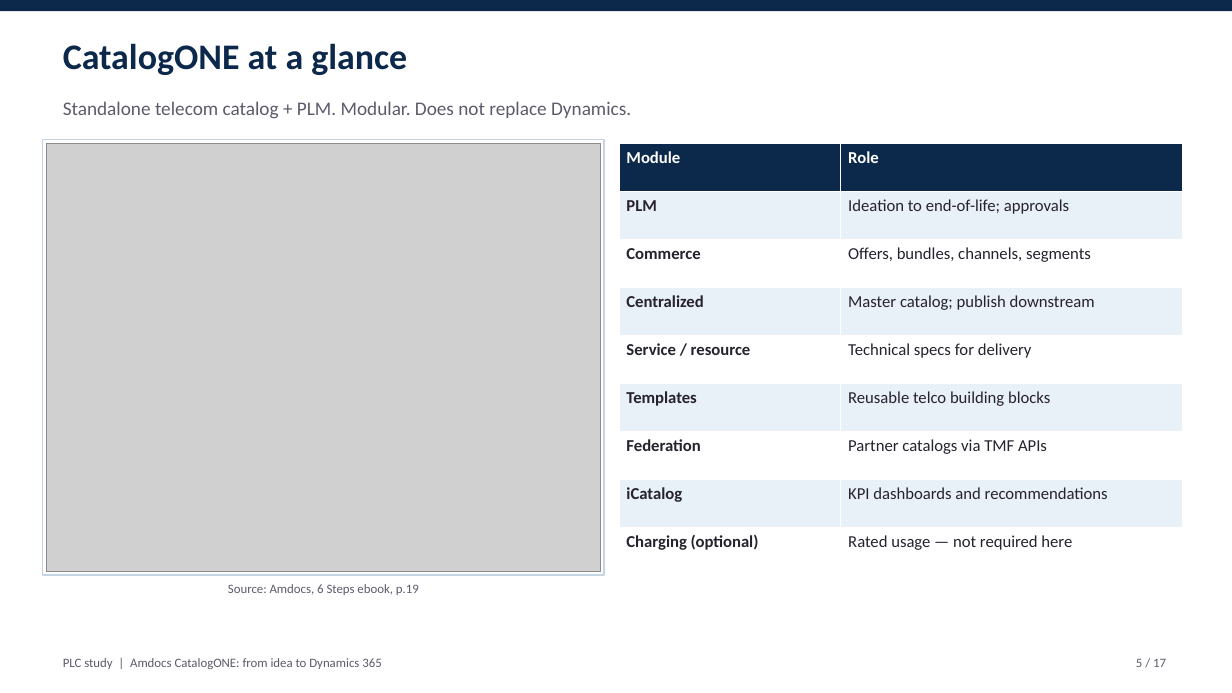
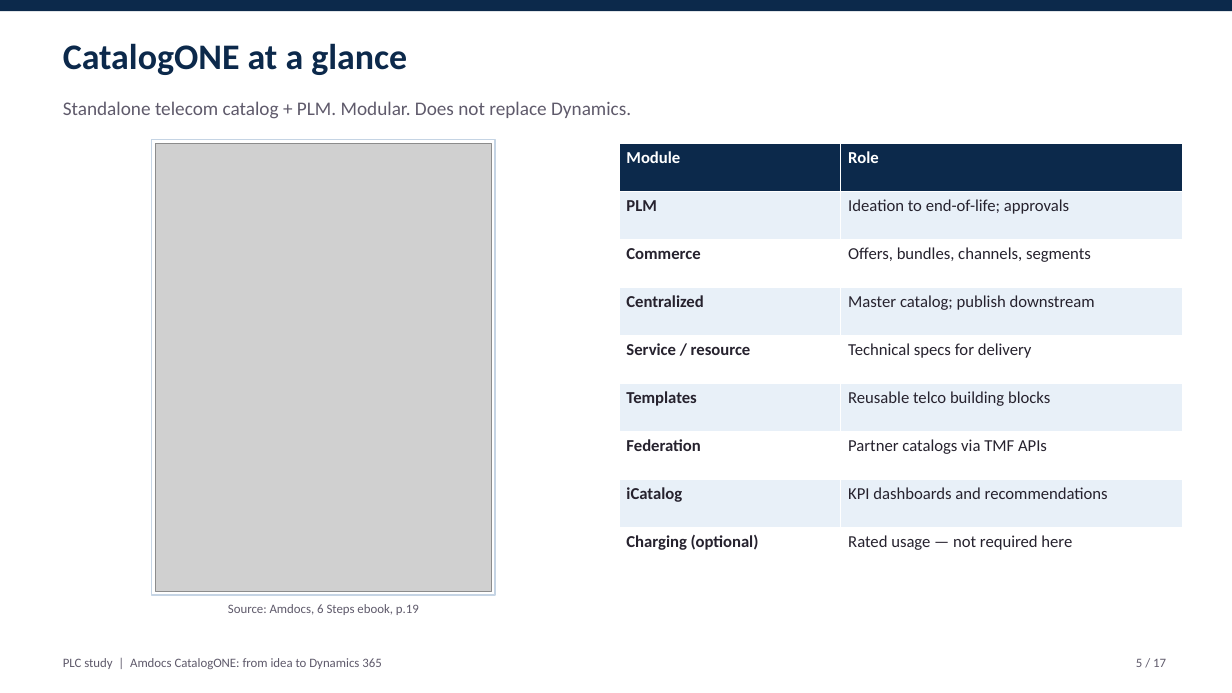
Before and after one commit to abdoe31/learnksa, a slide deck: slide 5 of plc_study/PLC_CatalogONE_Presentation.pptx. Drawn at 1232x693 pixels with LibreOffice and Linux fonts; fonts in the diff are those of the drawing; grey boxes stand for pictures. Boxes give left, top, right and bottom in pixels: in the first picture for what was removed or moved away, otherwise in the second. Text is boxed around its words. In the diff, an @@ line names an element or a change of style, - is before the commit and + after.

```diff
--- a/plc_study/PLC_CatalogONE_Presentation.pptx
+++ b/plc_study/PLC_CatalogONE_Presentation.pptx
@@ rectangle: place and size @@
-rectangle at [43,140,604,576]
+rectangle at [152,140,495,595]
@@ picture: place and size @@
-picture at [46,143,601,572]
+picture at [155,143,492,592]
@@ text "Source: Amdocs, 6 Steps ebook, ...": place and size @@
-text "Source: Amdocs, 6 Steps ebook, ..." at [228,584,419,595]
+text "Source: Amdocs, 6 Steps ebook, ..." at [228,604,419,615]
```
Also in this commit, not shown: 14 other files.
